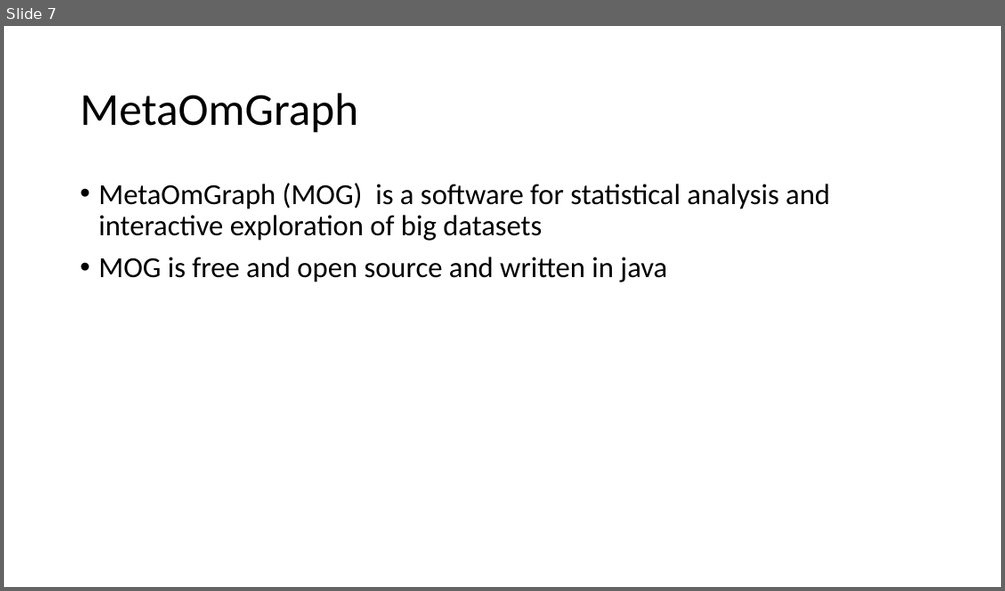
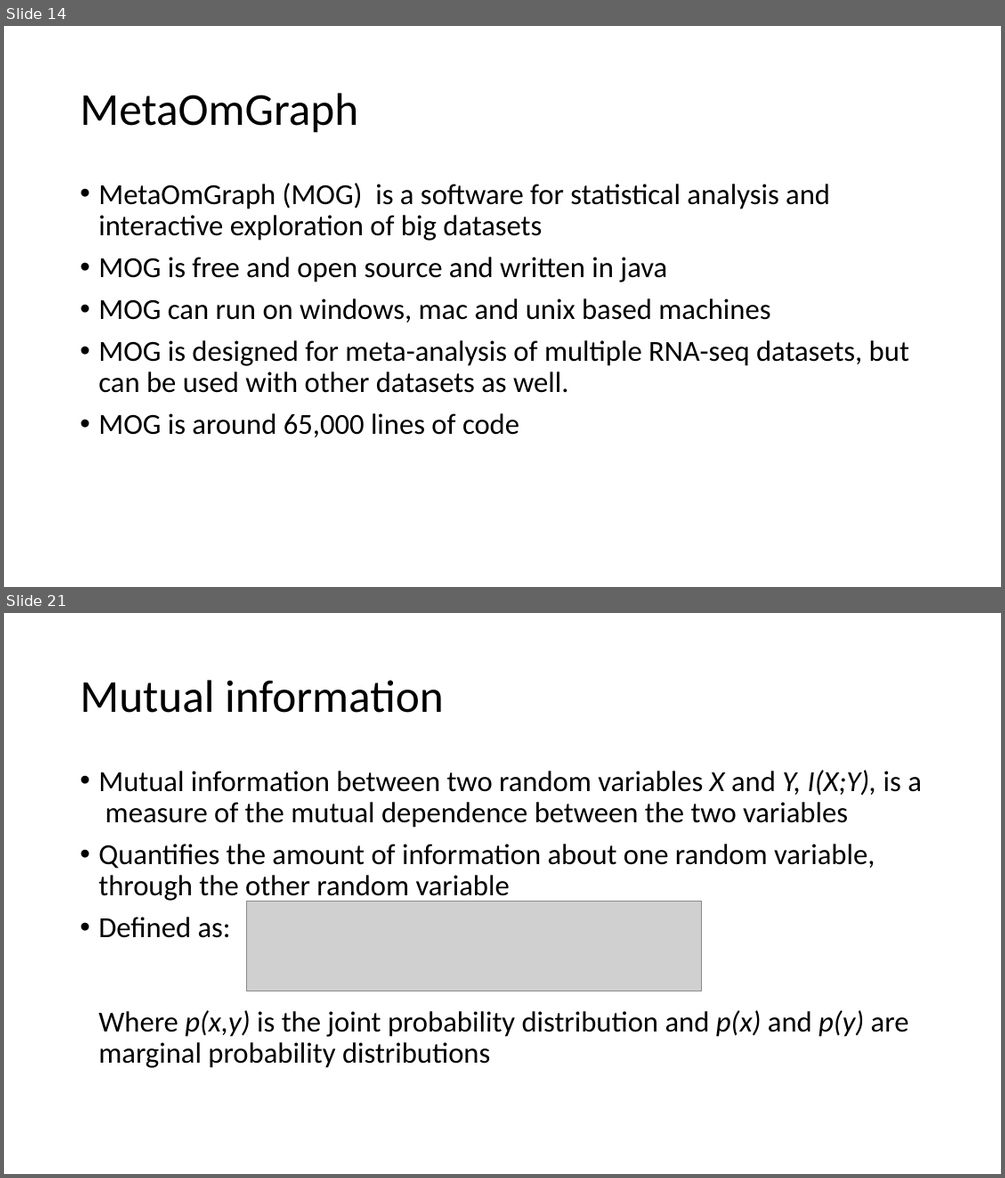
Before and after one commit to urmi-21/MOGtutorial, a slide deck: EDA_MOG.pptx. Shown one above the other, each under a label of ours: slide 7 before the commit, slides 14 and 21 after it; the slides between them are not shown. The pictures are 1005x591 and 1005x1178 pixels, drawn with LibreOffice and Linux fonts; fonts in the diff are those of the drawing; grey boxes stand for pictures. Boxes give left, top, right and bottom in pixels: in the first picture for what was removed or moved away, otherwise in the second. Text is boxed around its words. In the diff, an @@ line names an element or a change of style, - is before the commit and + after.

```diff
--- a/EDA_MOG.pptx
+++ b/EDA_MOG.pptx
@@ slide 21 added at box(4, 613, 1001, 1174), background #FFFFFF @@
@@ title added at box(80, 680, 444, 713), 44 pt, text #000000 @@
+Mutual information
@@ text added at box(98, 770, 922, 1068), 28 pt, text #000000 @@
+• Mutual information between two random variables X and Y, I(X;Y), is a measure of the mutual dependence between the two variables
+• Quantifies the amount of information about one random variable, through the other random variable
+• Defined as:
+  Where p(x,y) is the joint probability distribution and p(x) and p(y) are marginal probability distributions
@@ picture added at box(247, 900, 702, 990) @@
@@ what was slide 7 is now slide 14 @@
@@ slide 14 changed as well @@
@@ text at box(98, 298, 909, 437): paragraphs added @@
+• MOG can run on windows, mac and unix based machines
+• MOG is designed for meta-analysis of multiple RNA-seq datasets, but can be used with other datasets as well.
+• MOG is around 65,000 lines of code
```
Also in this commit, not shown: 18 other slides added, 3 slides removed.
